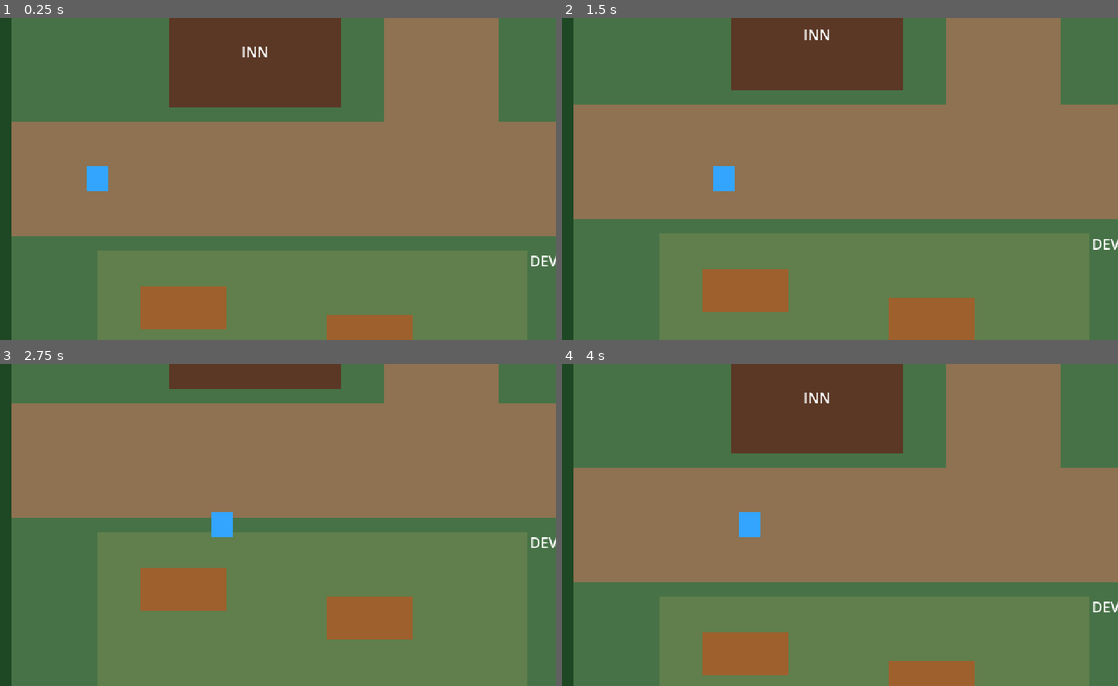
Above: before the commit, frames 1-4 (two rows, left to right).
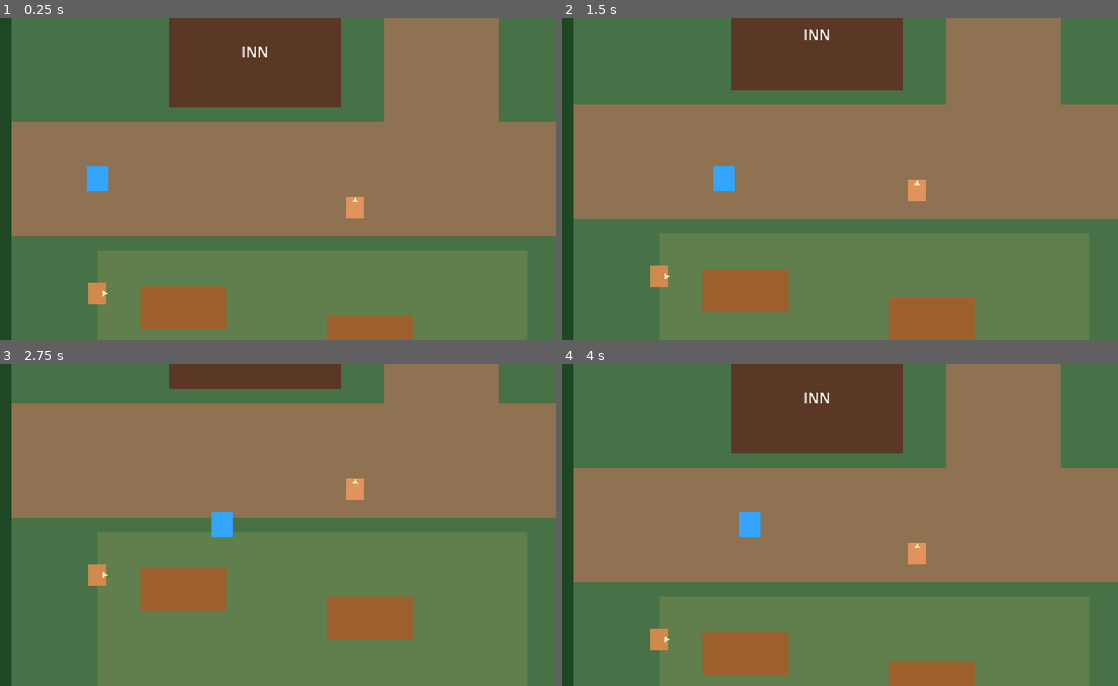
Above: after the commit, the same moments.

Repository: akhourybsu-cmd/mesoplasia-rpg
Game: Godot game, scene res://scenes/Main.tscn
Same seed, same stepped clock (60 frames per second), same inputs: the game is played once before the commit and once after it.
Inputs (mouse positions are in pixels of both pictures, inside the frame that each line leads up to):
- Up to frame 1 (0.25 s): no input
- Up to frame 2 (1.5 s): tap Enter at 0.5 s; move the mouse to (956, 162) at 0.52 s; hold D (move_right) 0.53-1.28 s; hold E (interact) 0.53-1.28 s; click (956, 162) at 0.67 s; move the mouse to (717, 195) at 1.27 s; hold S (move_down) from 1.28 s (still down); tap E (interact) at 1.35 s
- Up to frame 3 (2.75 s): move the mouse to (328, 454) at 2.02 s; release S (move_down) at 2.03 s; hold D (move_right) from 2.03 s (still down); hold E (interact) from 2.03 s (still down)
- Up to frame 4 (4 s): move the mouse to (801, 589) at 2.77 s; release D (move_right) at 2.78 s; release E (interact) at 2.78 s; hold W (move_up) 2.78-3.53 s; tap E (interact) at 2.85 s; click (801, 589) at 2.92 s; move the mouse to (1001, 573) at 3.52 s; hold A (move_left) from 3.53 s (still down); hold E (interact) from 3.53 s (still down)

The runs differ from the first frame. In frame 1, 0.5% of the frame differs, in the area x 15-100%, y 55-89%; in frame 2, 0.5%; in frame 3, 0.5%; in frame 4, 0.5%.

Commit message:
Milestone E

Diff:
--- /dev/null
+++ b/data/dialogue/caden/commons_local.tres
@@ -0,0 +1,9 @@
+[gd_resource type="Resource" script_class="DialogueConversation" load_steps=2 format=3]
+
+[ext_resource type="Script" path="res://scripts/dialogue/dialogue_conversation.gd" id="1_conversation"]
+
+[resource]
+script = ExtResource("1_conversation")
+speaker_id = &"commons_local"
+speaker_name = "Local"
+lines = Array[String](["The commons is a good place to step away from the busy roads.", "You can still hear the town, just a little farther off."])
--- /dev/null
+++ b/data/dialogue/caden/market_shopper.tres
@@ -0,0 +1,9 @@
+[gd_resource type="Resource" script_class="DialogueConversation" load_steps=2 format=3]
+
+[ext_resource type="Script" path="res://scripts/dialogue/dialogue_conversation.gd" id="1_conversation"]
+
+[resource]
+script = ExtResource("1_conversation")
+speaker_id = &"market_shopper"
+speaker_name = "Shopper"
+lines = Array[String](["There is more bustle here than usual.", "I should have come earlier, before the lanes filled up."])
--- /dev/null
+++ b/data/dialogue/caden/market_stall_attendant.tres
@@ -0,0 +1,9 @@
+[gd_resource type="Resource" script_class="DialogueConversation" load_steps=2 format=3]
+
+[ext_resource type="Script" path="res://scripts/dialogue/dialogue_conversation.gd" id="1_conversation"]
+
+[resource]
+script = ExtResource("1_conversation")
+speaker_id = &"market_stall_attendant"
+speaker_name = "Merchant"
+lines = Array[String](["It's been a busy market today.", "Supplies don't stay on the tables for long."])
--- /dev/null
+++ b/data/dialogue/caden/market_supply_traveler.tres
@@ -0,0 +1,9 @@
+[gd_resource type="Resource" script_class="DialogueConversation" load_steps=2 format=3]
+
+[ext_resource type="Script" path="res://scripts/dialogue/dialogue_conversation.gd" id="1_conversation"]
+
+[resource]
+script = ExtResource("1_conversation")
+speaker_id = &"market_supply_traveler"
+speaker_name = "Traveler"
+lines = Array[String](["I'm gathering what I need before continuing toward Terrebonne.", "Better to prepare here than rush later."])
--- /dev/null
+++ b/data/dialogue/caden/residential_home_resident.tres
@@ -0,0 +1,9 @@
+[gd_resource type="Resource" script_class="DialogueConversation" load_steps=2 format=3]
+
+[ext_resource type="Script" path="res://scripts/dialogue/dialogue_conversation.gd" id="1_conversation"]
+
+[resource]
+script = ExtResource("1_conversation")
+speaker_id = &"residential_home_resident"
+speaker_name = "Resident"
+lines = Array[String](["It stays calmer here than near the market.", "I like hearing the town without standing in the middle of it."])
--- /dev/null
+++ b/data/dialogue/caden/residential_path_resident.tres
@@ -0,0 +1,9 @@
+[gd_resource type="Resource" script_class="DialogueConversation" load_steps=2 format=3]
+
+[ext_resource type="Script" path="res://scripts/dialogue/dialogue_conversation.gd" id="1_conversation"]
+
+[resource]
+script = ExtResource("1_conversation")
+speaker_id = &"residential_path_resident"
+speaker_name = "Resident"
+lines = Array[String](["These paths are usually easygoing.", "Even with more visitors around, this part of Caden stays quiet."])
--- /dev/null
+++ b/data/dialogue/caden/square_local_resident.tres
@@ -0,0 +1,9 @@
+[gd_resource type="Resource" script_class="DialogueConversation" load_steps=2 format=3]
+
+[ext_resource type="Script" path="res://scripts/dialogue/dialogue_conversation.gd" id="1_conversation"]
+
+[resource]
+script = ExtResource("1_conversation")
+speaker_id = &"square_local_resident"
+speaker_name = "Local"
+lines = Array[String](["The square is where Caden's paths seem to meet.", "It's a good place to pause and get your bearings."])
--- /dev/null
+++ b/data/dialogue/caden/square_passing_visitor.tres
@@ -0,0 +1,9 @@
+[gd_resource type="Resource" script_class="DialogueConversation" load_steps=2 format=3]
+
+[ext_resource type="Script" path="res://scripts/dialogue/dialogue_conversation.gd" id="1_conversation"]
+
+[resource]
+script = ExtResource("1_conversation")
+speaker_id = &"square_passing_visitor"
+speaker_name = "Visitor"
+lines = Array[String](["I expected a quiet stop, but Caden is full of travelers today.", "There is always someone new crossing the square."])
--- /dev/null
+++ b/data/dialogue/caden/wayfarers_continuing_traveler.tres
@@ -0,0 +1,9 @@
+[gd_resource type="Resource" script_class="DialogueConversation" load_steps=2 format=3]
+
+[ext_resource type="Script" path="res://scripts/dialogue/dialogue_conversation.gd" id="1_conversation"]
+
+[resource]
+script = ExtResource("1_conversation")
+speaker_id = &"wayfarers_continuing_traveler"
+speaker_name = "Traveler"
+lines = Array[String](["The road toward Terrebonne has been busy all morning.", "I'll continue once I've checked my pack."])
--- /dev/null
+++ b/data/dialogue/caden/wayfarers_resting_traveler.tres
@@ -0,0 +1,9 @@
+[gd_resource type="Resource" script_class="DialogueConversation" load_steps=2 format=3]
+
+[ext_resource type="Script" path="res://scripts/dialogue/dialogue_conversation.gd" id="1_conversation"]
+
+[resource]
+script = ExtResource("1_conversation")
+speaker_id = &"wayfarers_resting_traveler"
+speaker_name = "Traveler"
+lines = Array[String](["I was lucky to find a place to rest.", "Rooms are filling quickly with travelers bound for the festival."])
--- /dev/null
+++ b/data/dialogue/caden/wayfarers_roadside_local.tres
@@ -0,0 +1,9 @@
+[gd_resource type="Resource" script_class="DialogueConversation" load_steps=2 format=3]
+
+[ext_resource type="Script" path="res://scripts/dialogue/dialogue_conversation.gd" id="1_conversation"]
+
+[resource]
+script = ExtResource("1_conversation")
+speaker_id = &"wayfarers_roadside_local"
+speaker_name = "Local"
+lines = Array[String](["Caden sees plenty of new faces.", "Most people stop for a meal or a quiet night before moving on."])
--- /dev/null
+++ b/scenes/npcs/StationaryNpc.tscn
@@ -0,0 +1,37 @@
+[gd_scene load_steps=5 format=3]
+
+[ext_resource type="Script" path="res://scripts/npcs/stationary_npc.gd" id="1_npc"]
+[ext_resource type="Script" path="res://scripts/interaction/interactable.gd" id="2_interactable"]
+
+[sub_resource type="RectangleShape2D" id="Shape_npc"]
+size = Vector2(20, 20)
+
+[sub_resource type="CircleShape2D" id="Shape_interaction"]
+radius = 32.0
+
+[node name="StationaryNpc" type="StaticBody2D" groups=["npcs"]]
+script = ExtResource("1_npc")
+
+[node name="PlaceholderVisual" type="Polygon2D" parent="."]
+polygon = PackedVector2Array(-10, -12, 10, -12, 10, 12, -10, 12)
+color = Color(0.78, 0.52, 0.3, 1)
+
+[node name="FacingMarker" type="Polygon2D" parent="."]
+position = Vector2(0, 9)
+polygon = PackedVector2Array(-3, -3, 3, -3, 0, 3)
+color = Color(1, 0.94, 0.72, 1)
+
+[node name="CollisionShape2D" type="CollisionShape2D" parent="."]
+shape = SubResource("Shape_npc")
+
+[node name="Interactable" type="Area2D" parent="."]
+collision_layer = 2
+collision_mask = 0
+monitoring = false
+script = ExtResource("2_interactable")
+prompt_text = "Talk"
+
+[node name="CollisionShape2D" type="CollisionShape2D" parent="Interactable"]
+shape = SubResource("Shape_interaction")
+
+[connection signal="interacted" from="Interactable" to="." method="_on_interacted"]
--- a/scenes/world/caden/Commons.tscn
+++ b/scenes/world/caden/Commons.tscn
@@ -1,7 +1,9 @@
-[gd_scene load_steps=9 format=3]
+[gd_scene load_steps=11 format=3]
 
 [ext_resource type="Script" path="res://scripts/world/world_zone.gd" id="1_zone"]
 [ext_resource type="Script" path="res://scripts/world/zone_exit.gd" id="2_exit"]
+[ext_resource type="PackedScene" path="res://scenes/npcs/StationaryNpc.tscn" id="3_npc"]
+[ext_resource type="Resource" path="res://data/dialogue/caden/commons_local.tres" id="4_local"]
 
 [sub_resource type="RectangleShape2D" id="Shape_boundary_horizontal"]
 size = Vector2(1024, 32)
@@ -83,6 +85,12 @@
 [node name="CollisionShape2D" type="CollisionShape2D" parent="Greenery/RockCluster"]
 shape = SubResource("Shape_rock")
 
+[node name="CommonsLocal" parent="." instance=ExtResource("3_npc")]
+position = Vector2(704, 400)
+conversation = ExtResource("4_local")
+placeholder_color = Color(0.76, 0.58, 0.34, 1)
+facing_direction = Vector2(-1, 0)
+
 [node name="Boundaries" type="Node2D" parent="."]
 
 [node name="North" type="StaticBody2D" parent="Boundaries"]
--- a/scenes/world/caden/Marketplace.tscn
+++ b/scenes/world/caden/Marketplace.tscn
@@ -1,7 +1,11 @@
-[gd_scene load_steps=8 format=3]
+[gd_scene load_steps=12 format=3]
 
 [ext_resource type="Script" path="res://scripts/world/world_zone.gd" id="1_zone"]
 [ext_resource type="Script" path="res://scripts/world/zone_exit.gd" id="2_exit"]
+[ext_resource type="PackedScene" path="res://scenes/npcs/StationaryNpc.tscn" id="3_npc"]
+[ext_resource type="Resource" path="res://data/dialogue/caden/market_stall_attendant.tres" id="4_attendant"]
+[ext_resource type="Resource" path="res://data/dialogue/caden/market_shopper.tres" id="5_shopper"]
+[ext_resource type="Resource" path="res://data/dialogue/caden/market_supply_traveler.tres" id="6_traveler"]
 
 [sub_resource type="RectangleShape2D" id="Shape_boundary_horizontal"]
 size = Vector2(896, 32)
@@ -123,6 +127,24 @@
 
 [node name="CollisionShape2D" type="CollisionShape2D" parent="Stalls/Stall08"]
 shape = SubResource("Shape_stall")
+
+[node name="StallAttendant" parent="." instance=ExtResource("3_npc")]
+position = Vector2(208, 208)
+conversation = ExtResource("4_attendant")
+placeholder_color = Color(0.82, 0.4, 0.32, 1)
+facing_direction = Vector2(0, 1)
+
+[node name="MarketShopper" parent="." instance=ExtResource("3_npc")]
+position = Vector2(448, 320)
+conversation = ExtResource("5_shopper")
+placeholder_color = Color(0.36, 0.7, 0.72, 1)
+facing_direction = Vector2(-1, 0)
+
+[node name="SupplyTraveler" parent="." instance=ExtResource("3_npc")]
+position = Vector2(688, 400)
+conversation = ExtResource("6_traveler")
+placeholder_color = Color(0.7, 0.5, 0.82, 1)
+facing_direction = Vector2(0, -1)
 
 [node name="Boundaries" type="Node2D" parent="."]
 
--- a/scenes/world/caden/Residential.tscn
+++ b/scenes/world/caden/Residential.tscn
@@ -1,7 +1,10 @@
-[gd_scene load_steps=9 format=3]
+[gd_scene load_steps=12 format=3]
 
 [ext_resource type="Script" path="res://scripts/world/world_zone.gd" id="1_zone"]
 [ext_resource type="Script" path="res://scripts/world/zone_exit.gd" id="2_exit"]
+[ext_resource type="PackedScene" path="res://scenes/npcs/StationaryNpc.tscn" id="3_npc"]
+[ext_resource type="Resource" path="res://data/dialogue/caden/residential_home_resident.tres" id="4_home"]
+[ext_resource type="Resource" path="res://data/dialogue/caden/residential_path_resident.tres" id="5_path"]
 
 [sub_resource type="RectangleShape2D" id="Shape_boundary_horizontal"]
 size = Vector2(1152, 32)
@@ -186,6 +189,18 @@
 
 [node name="CollisionShape2D" type="CollisionShape2D" parent="YardFences/Fence03"]
 shape = SubResource("Shape_fence")
+
+[node name="HomeResident" parent="." instance=ExtResource("3_npc")]
+position = Vector2(160, 304)
+conversation = ExtResource("4_home")
+placeholder_color = Color(0.82, 0.48, 0.38, 1)
+facing_direction = Vector2(0, 1)
+
+[node name="PathResident" parent="." instance=ExtResource("3_npc")]
+position = Vector2(704, 384)
+conversation = ExtResource("5_path")
+placeholder_color = Color(0.48, 0.68, 0.48, 1)
+facing_direction = Vector2(-1, 0)
 
 [node name="Boundaries" type="Node2D" parent="."]
 
--- a/scenes/world/caden/TownSquare.tscn
+++ b/scenes/world/caden/TownSquare.tscn
@@ -1,8 +1,10 @@
-[gd_scene load_steps=10 format=3]
+[gd_scene load_steps=12 format=3]
 
 [ext_resource type="Script" path="res://scripts/world/world_zone.gd" id="1_zone"]
 [ext_resource type="Script" path="res://scripts/world/zone_exit.gd" id="2_exit"]
-[ext_resource type="PackedScene" path="res://scenes/development/InteractionTestObject.tscn" id="3_test"]
+[ext_resource type="PackedScene" path="res://scenes/npcs/StationaryNpc.tscn" id="3_npc"]
+[ext_resource type="Resource" path="res://data/dialogue/caden/square_local_resident.tres" id="4_local"]
+[ext_resource type="Resource" path="res://data/dialogue/caden/square_passing_visitor.tres" id="5_visitor"]
 
 [sub_resource type="RectangleShape2D" id="Shape_boundary_horizontal"]
 size = Vector2(960, 32)
@@ -86,8 +88,17 @@
 text = "Road to Terrebonne — unavailable in current build"
 horizontal_alignment = 1
 
-[node name="DevelopmentInteractionTest" parent="." instance=ExtResource("3_test")]
-position = Vector2(672, 480)
+[node name="SquareLocal" parent="." instance=ExtResource("3_npc")]
+position = Vector2(320, 352)
+conversation = ExtResource("4_local")
+placeholder_color = Color(0.88, 0.62, 0.3, 1)
+facing_direction = Vector2(1, 0)
+
+[node name="PassingVisitor" parent="." instance=ExtResource("3_npc")]
+position = Vector2(640, 352)
+conversation = ExtResource("5_visitor")
+placeholder_color = Color(0.42, 0.68, 0.84, 1)
+facing_direction = Vector2(-1, 0)
 
 [node name="Boundaries" type="Node2D" parent="."]
 
--- a/scenes/world/caden/WayfarersApproach.tscn
+++ b/scenes/world/caden/WayfarersApproach.tscn
@@ -1,8 +1,11 @@
-[gd_scene load_steps=10 format=3]
+[gd_scene load_steps=13 format=3]
 
 [ext_resource type="Script" path="res://scripts/world/world_zone.gd" id="1_zone"]
 [ext_resource type="Script" path="res://scripts/world/zone_exit.gd" id="2_exit"]
-[ext_resource type="PackedScene" path="res://scenes/development/FestivalTravelerTest.tscn" id="3_traveler"]
+[ext_resource type="PackedScene" path="res://scenes/npcs/StationaryNpc.tscn" id="3_npc"]
+[ext_resource type="Resource" path="res://data/dialogue/caden/wayfarers_resting_traveler.tres" id="4_resting"]
+[ext_resource type="Resource" path="res://data/dialogue/caden/wayfarers_continuing_traveler.tres" id="5_continuing"]
+[ext_resource type="Resource" path="res://data/dialogue/caden/wayfarers_roadside_local.tres" id="6_local"]
 
 [sub_resource type="RectangleShape2D" id="Shape_boundary_horizontal"]
 size = Vector2(1024, 32)
@@ -80,8 +83,23 @@
 [node name="CollisionShape2D" type="CollisionShape2D" parent="Cart02"]
 shape = SubResource("Shape_cart")
 
-[node name="FestivalTravelerTest" parent="." instance=ExtResource("3_traveler")]
-position = Vector2(704, 448)
+[node name="RestingTraveler" parent="." instance=ExtResource("3_npc")]
+position = Vector2(128, 448)
+conversation = ExtResource("4_resting")
+placeholder_color = Color(0.82, 0.54, 0.3, 1)
+facing_direction = Vector2(1, 0)
+
+[node name="ContinuingTraveler" parent="." instance=ExtResource("3_npc")]
+position = Vector2(768, 448)
+conversation = ExtResource("5_continuing")
+placeholder_color = Color(0.68, 0.42, 0.78, 1)
+facing_direction = Vector2(-1, 0)
+
+[node name="RoadsideLocal" parent="." instance=ExtResource("3_npc")]
+position = Vector2(416, 352)
+conversation = ExtResource("6_local")
+placeholder_color = Color(0.88, 0.58, 0.36, 1)
+facing_direction = Vector2(0, -1)
 
 [node name="Boundaries" type="Node2D" parent="."]
 
--- /dev/null
+++ b/scripts/npcs/stationary_npc.gd
@@ -0,0 +1,28 @@
+class_name StationaryNpc
+extends StaticBody2D
+
+@export var conversation: Resource
+@export var placeholder_color := Color(0.78, 0.52, 0.3)
+@export var facing_direction := Vector2.DOWN
+
+@onready var _placeholder_visual: Polygon2D = $PlaceholderVisual
+@onready var _facing_marker: Polygon2D = $FacingMarker
+
+
+func _ready() -> void:
+	_placeholder_visual.color = placeholder_color
+	_apply_facing_direction()
+
+
+func _on_interacted(interactor: Node2D) -> void:
+	if conversation != null and interactor.has_method("start_dialogue"):
+		interactor.call("start_dialogue", conversation)
+
+
+func _apply_facing_direction() -> void:
+	var direction := facing_direction.normalized()
+	if direction == Vector2.ZERO:
+		direction = Vector2.DOWN
+
+	_facing_marker.position = direction * 9.0
+	_facing_marker.rotation = direction.angle() - Vector2.DOWN.angle()
--- /dev/null
+++ b/tests/caden_population_test.gd
@@ -0,0 +1,182 @@
+extends SceneTree
+
+const PLAYER_SCENE := preload("res://scenes/Player.tscn")
+const CADEN_SCENE := preload("res://scenes/world/caden/Caden.tscn")
+const ZONE_CASES := [
+	{
+		"scene": preload("res://scenes/world/caden/WayfarersApproach.tscn"),
+		"expected_count": 3,
+	},
+	{
+		"scene": preload("res://scenes/world/caden/Marketplace.tscn"),
+		"expected_count": 3,
+	},
+	{
+		"scene": preload("res://scenes/world/caden/TownSquare.tscn"),
+		"expected_count": 2,
+	},
+	{
+		"scene": preload("res://scenes/world/caden/Residential.tscn"),
+		"expected_count": 2,
+	},
+	{
+		"scene": preload("res://scenes/world/caden/Commons.tscn"),
+		"expected_count": 1,
+	},
+]
+
+var _conversation_paths: Dictionary[String, bool] = {}
+
+
+func _initialize() -> void:
+	_run_test.call_deferred()
+
+
+func _run_test() -> void:
+	if not await _test_each_zone_population_and_dialogue():
+		return
+	if not await _test_population_zone_unload_safety():
+		return
+	if _conversation_paths.size() != 11:
+		return _fail("Expected 11 distinct NPC dialogue resources, found %d." % _conversation_paths.size())
+
+	print("PASS: Caden NPC population, distinct dialogue data, per-zone interaction, and zone-unload safety.")
+	quit(0)
+
+
+func _test_each_zone_population_and_dialogue() -> bool:
+	for zone_case: Dictionary in ZONE_CASES:
+		var zone_scene := zone_case["scene"] as PackedScene
+		var expected_count := zone_case["expected_count"] as int
+		var zone := zone_scene.instantiate() as Node2D
+		var player := PLAYER_SCENE.instantiate() as CharacterBody2D
+		root.add_child(zone)
+		root.add_child(player)
+		await physics_frame
+
+		var npcs := _find_npcs(zone)
+		if npcs.size() != expected_count:
+			return _fail("Zone %s expected %d NPCs, found %d." % [zone.name, expected_count, npcs.size()])
+
+		for npc in npcs:
+			var conversation := npc.get("conversation") as Resource
+			if conversation == null:
+				return _fail("NPC %s has no dialogue resource." % npc.name)
+			var speaker_id := conversation.get("speaker_id") as StringName
+			var speaker_name := conversation.get("speaker_name") as String
+			var lines := conversation.get("lines") as Array
+			if speaker_id == &"" or speaker_name.is_empty():
+				return _fail("NPC %s has incomplete speaker data." % npc.name)
+			if lines.is_empty() or lines.size() > 3:
+				return _fail("NPC %s dialogue must contain one to three lines." % npc.name)
+			if conversation.resource_path.is_empty():
+				return _fail("NPC %s dialogue is embedded instead of stored separately." % npc.name)
+			_conversation_paths[conversation.resource_path] = true
+
+		if not await _verify_dialogue_interaction(player, npcs[0]):
+			return false
+
+		player.queue_free()
+		zone.queue_free()
+		await process_frame
+
+	return true
+
+
+func _test_population_zone_unload_safety() -> bool:
+	var caden := CADEN_SCENE.instantiate() as Node2D
+	root.add_child(caden)
+	await physics_frame
+
+	var player := caden.get_node("Player") as CharacterBody2D
+	var player_instance_id := player.get_instance_id()
+	var approach := caden.get("_current_zone") as Node2D
+	var old_npc := _find_npcs(approach)[0] as Node2D
+	var old_interactable := old_npc.get_node("Interactable") as Area2D
+	var old_npc_reference: WeakRef = weakref(old_npc)
+	player.position = old_npc.position + Vector2(0, 48)
+	await physics_frame
+	await physics_frame
+
+	var detector := player.get_node("InteractionDetector") as Area2D
+	if detector.call("get_active_interactable") != old_interactable:
+		return _fail("Starting-zone NPC was not detected before zone replacement.")
+
+	var marketplace_exit := approach.get_node("Exits/ToMarketplace") as Area2D
+	marketplace_exit.emit_signal("transition_requested", &"marketplace", &"from_wayfarers_approach")
+	await physics_frame
+	await physics_frame
+	await physics_frame
+
+	var marketplace := caden.get("_current_zone") as Node2D
+	if marketplace.name != "Marketplace":
+		return _fail("Population zone-unload test did not reach Marketplace.")
+	if player.get_instance_id() != player_instance_id:
+		return _fail("Persistent Player was replaced during population zone transition.")
+	if old_npc_reference.get_ref() != null:
+		return _fail("An NPC from the unloaded zone remained alive.")
+	if detector.call("get_active_interactable") != null:
+		return _fail("Player retained an interaction target from the unloaded zone.")
+
+	var marketplace_npcs := _find_npcs(marketplace)
+	if not await _verify_dialogue_interaction(player, marketplace_npcs[0] as Node2D):
+		return false
+
+	caden.queue_free()
+	await process_frame
+	return true
+
+
+func _verify_dialogue_interaction(player: CharacterBody2D, npc: Node2D) -> bool:
+	player.position = npc.position + Vector2(0, 48)
+	await physics_frame
+	await physics_frame
+
+	var detector := player.get_node("InteractionDetector") as Area2D
+	var dialogue_ui := player.get_node("DialogueUI") as CanvasLayer
+	var interactable := npc.get_node("Interactable") as Area2D
+	var conversation := npc.get("conversation") as Resource
+	var speaker_name := conversation.get("speaker_name") as String
+	var lines := conversation.get("lines") as Array
+	if detector.call("get_active_interactable") != interactable:
+		return _fail("NPC %s did not become the active interactable." % npc.name)
+
+	detector.call("try_interact")
+	if not dialogue_ui.call("is_dialogue_active"):
+		return _fail("NPC %s did not start dialogue." % npc.name)
+	if dialogue_ui.call("get_speaker_name") != speaker_name:
+		return _fail("NPC %s displayed the wrong speaker name." % npc.name)
+	if dialogue_ui.call("get_current_line_text") != lines[0]:
+		return _fail("NPC %s displayed the wrong first line." % npc.name)
+
+	dialogue_ui.call("_unhandled_input", _make_interact_event(false))
+	for _line in lines:
+		dialogue_ui.call("_unhandled_input", _make_interact_event(true))
+		dialogue_ui.call("_unhandled_input", _make_interact_event(false))
+	if dialogue_ui.call("is_dialogue_active"):
+		return _fail("NPC %s dialogue did not close." % npc.name)
+	if player.call("is_control_locked"):
+		return _fail("Player controls remained locked after speaking with NPC %s." % npc.name)
+
+	return true
+
+
+func _find_npcs(zone: Node) -> Array[Node2D]:
+	var npcs: Array[Node2D] = []
+	for node in zone.find_children("*", "", true, false):
+		if node.is_in_group(&"npcs"):
+			npcs.append(node as Node2D)
+	return npcs
+
+
+func _make_interact_event(is_pressed: bool) -> InputEventAction:
+	var event := InputEventAction.new()
+	event.action = &"interact"
+	event.pressed = is_pressed
+	return event
+
+
+func _fail(message: String) -> bool:
+	push_error(message)
+	quit(1)
+	return false
--- a/tests/dialogue_foundation_test.gd
+++ b/tests/dialogue_foundation_test.gd
@@ -3,9 +3,8 @@
 const CADEN_SCENE := preload("res://scenes/world/caden/Caden.tscn")
 
 const EXPECTED_LINES := [
-	"Caden's been busy with travelers lately.",
-	"Seems like half the road is headed toward Terrebonne.",
-	"The Festival of the Six is drawing quite a crowd.",
+	"I was lucky to find a place to rest.",
+	"Rooms are filling quickly with travelers bound for the festival.",
 ]
 
 
@@ -20,7 +19,7 @@
 
 	var player := caden.get_node("Player") as CharacterBody2D
 	var approach := caden.get("_current_zone") as Node2D
-	var traveler := approach.get_node("FestivalTravelerTest") as StaticBody2D
+	var traveler := approach.get_node("RestingTraveler") as StaticBody2D
 	var old_traveler_reference: WeakRef = weakref(traveler)
 	var detector := player.get_node("InteractionDetector") as Area2D
 	var interaction_prompt := player.get_node("InteractionPrompt") as CanvasLayer
@@ -77,11 +76,6 @@
 
 	dialogue_ui.call("_unhandled_input", _make_interact_event(false))
 	dialogue_ui.call("_unhandled_input", _make_interact_event(true))
-	if dialogue_ui.call("get_current_line_text") != EXPECTED_LINES[2]:
-		return _fail("Dialogue did not advance to line three.")
-
-	dialogue_ui.call("_unhandled_input", _make_interact_event(false))
-	dialogue_ui.call("_unhandled_input", _make_interact_event(true))
 	await physics_frame
 	if dialogue_ui.call("is_dialogue_active"):
 		return _fail("Dialogue did not close after the final line.")
@@ -106,7 +100,7 @@
 	await physics_frame
 	await physics_frame
 	var reloaded_approach := caden.get("_current_zone") as Node2D
-	var reloaded_traveler := reloaded_approach.get_node("FestivalTravelerTest") as StaticBody2D
+	var reloaded_traveler := reloaded_approach.get_node("RestingTraveler") as StaticBody2D
 	player.position = reloaded_traveler.position + Vector2(0, -56)
 	await physics_frame
 	await physics_frame
--- a/tests/interaction_foundation_test.gd
+++ b/tests/interaction_foundation_test.gd
@@ -86,16 +86,16 @@
 	await physics_frame
 
 	var town_square := caden.get("_current_zone") as Node2D
-	var test_object := town_square.get_node("DevelopmentInteractionTest") as StaticBody2D
-	var old_interactable := test_object.get_node("Interactable") as Area2D
+	var square_local := town_square.get_node("SquareLocal") as StaticBody2D
+	var old_interactable := square_local.get_node("Interactable") as Area2D
 	var old_interactable_reference: WeakRef = weakref(old_interactable)
-	player.position = test_object.position + Vector2(0, 56)
+	player.position = square_local.position + Vector2(0, 56)
 	await physics_frame
 	await physics_frame
 
 	var detector := player.get_node("InteractionDetector") as Area2D
 	if detector.call("get_active_interactable") != old_interactable:
-		return _fail("Town Square development object was not detected before zone unload.")
+		return _fail("Town Square NPC was not detected before zone unload.")
 
 	var to_residential := town_square.get_node("Exits/ToResidential") as Area2D
 	to_residential.emit_signal("transition_requested", &"residential", &"from_town_square")
Not shown, added: scripts/npcs/stationary_npc.gd.uid
Not shown, added: tests/caden_population_test.gd.uid
